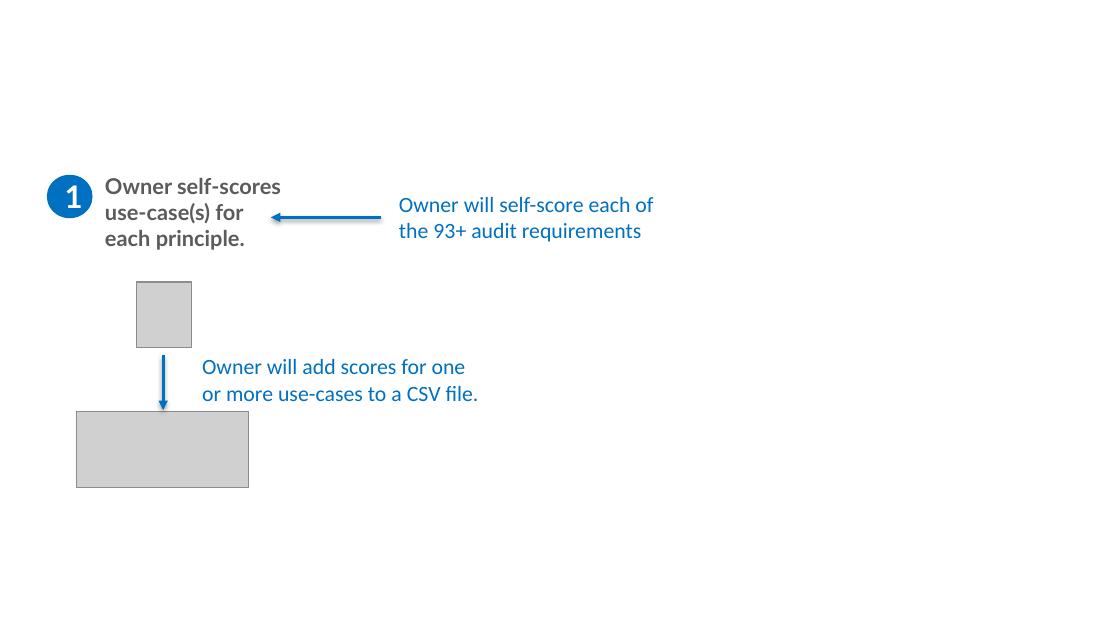
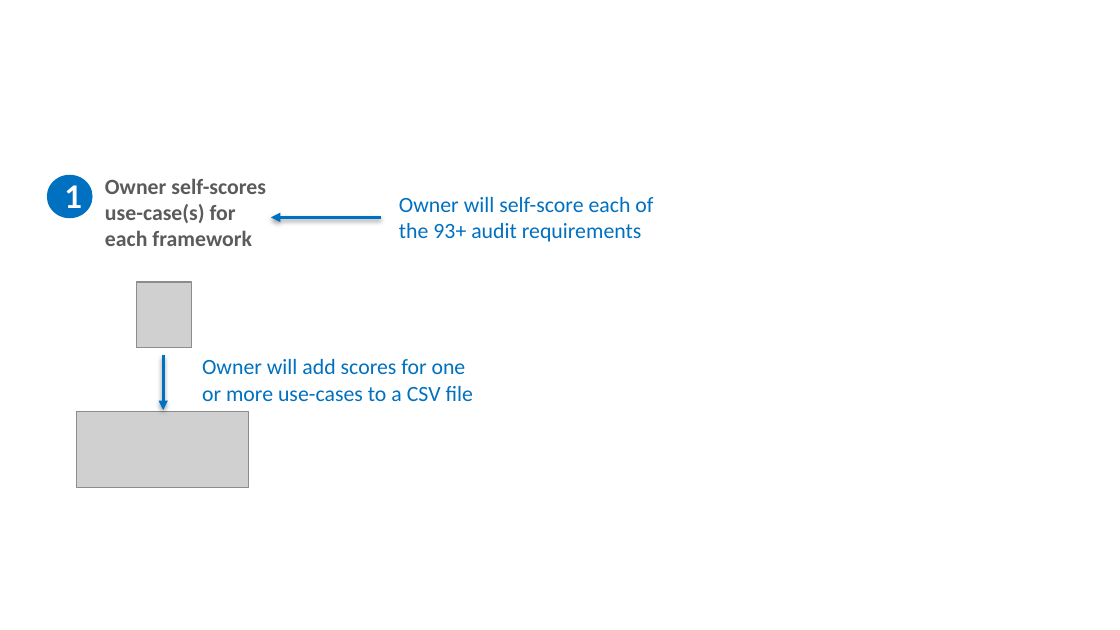
Before and after one commit to ethanmoscot/gao-ai, a slide deck: slide 6 of doc/gao_ai_proposal.pptx. Drawn at 1120x630 pixels with LibreOffice and Linux fonts; fonts in the diff are those of the drawing; grey boxes stand for pictures; background and template pictures are left out. Boxes give left, top, right and bottom in pixels: in the first picture for what was removed or moved away, otherwise in the second. Text is boxed around its words. In the diff, an @@ line names an element or a change of style, - is before the commit and + after.

```diff
--- a/doc/gao_ai_proposal.pptx
+++ b/doc/gao_ai_proposal.pptx
@@ text at (x1=105, y1=178, x2=266, y2=223): font Lato to Calibri in "Owner self-scores use-case(s) for" @@
@@ text at (x1=105, y1=230, x2=252, y2=246): text changed; font Lato to Calibri @@
-each principle.
+each framework
@@ text at (x1=202, y1=359, x2=473, y2=401): text changed @@
-Owner will add scores for one or more use-cases to a CSV file.
+Owner will add scores for one or more use-cases to a CSV file
```
Also in this commit, not shown: 7 other slides changed.
